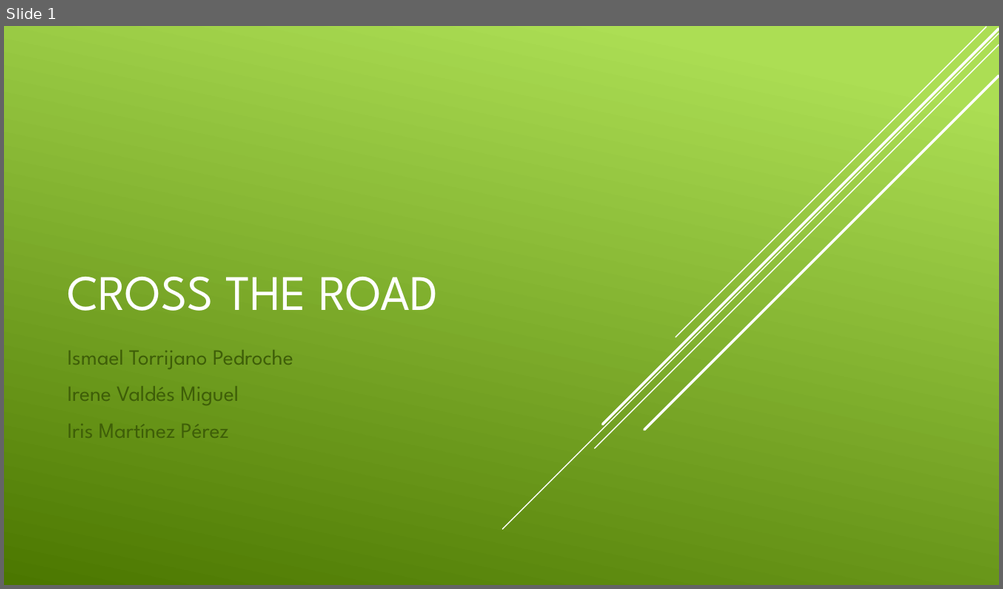
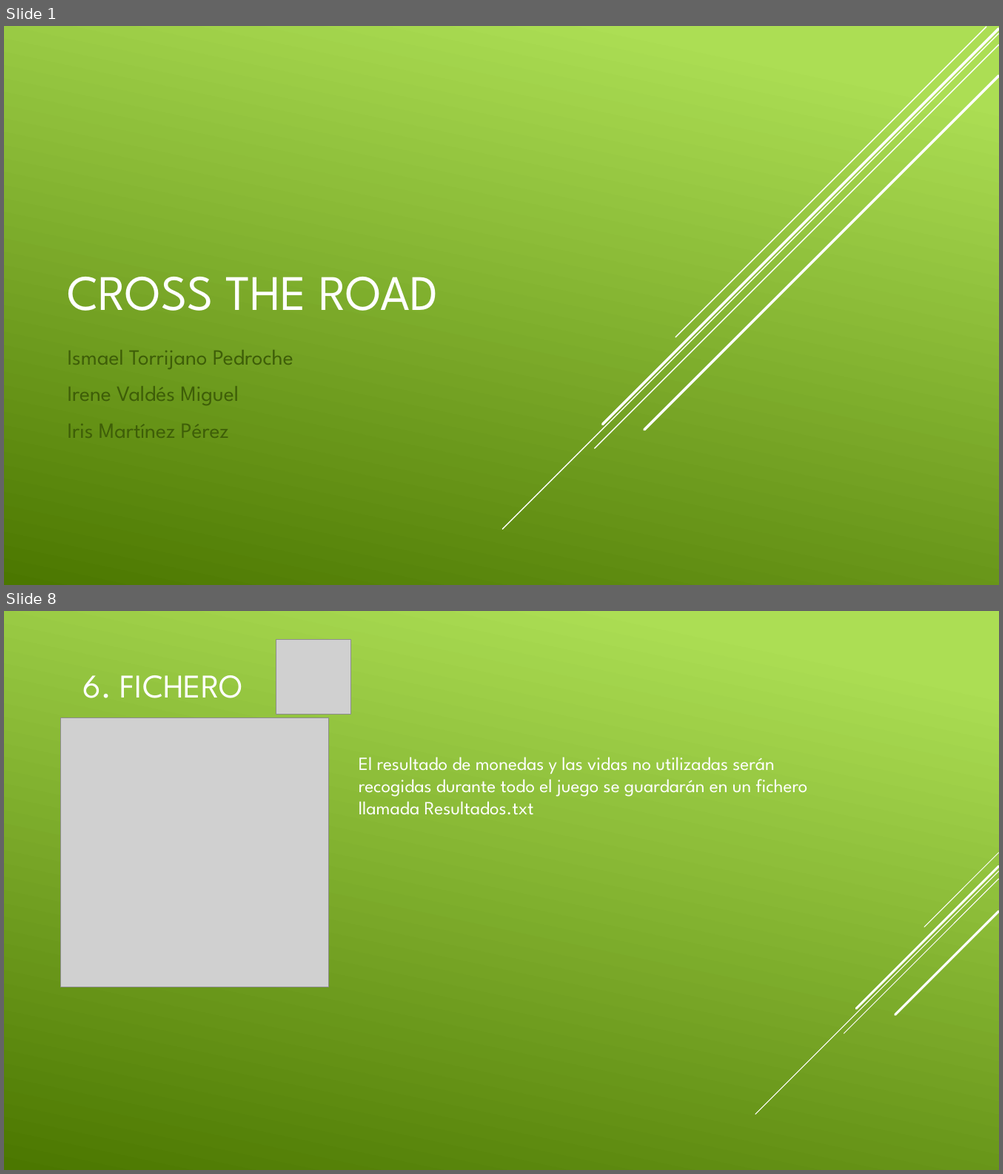
Before and after one commit to aigora/twA109_1920-camara-termica, a slide deck: CROSS the road.pptx. Shown one above the other, each under a label of ours: slide 1 before the commit, slides 1 and 8 after it; the slides between them are not shown. The pictures are 1003x589 and 1003x1174 pixels, drawn with LibreOffice and Linux fonts; fonts in the diff are those of the drawing; grey boxes stand for pictures. Boxes give left, top, right and bottom in pixels: in the first picture for what was removed or moved away, otherwise in the second. Text is boxed around its words. In the diff, an @@ line names an element or a change of style, - is before the commit and + after.

```diff
--- a/CROSS the road.pptx
+++ b/CROSS the road.pptx
@@ slide 8 added at [4, 611, 999, 1170], background gradient #ACDF55 to #4C7800 @@
@@ picture added at [276, 639, 351, 714] @@
@@ title added at [83, 675, 243, 698], 32 pt, text #FFFFFF @@
+6. FICHERO
@@ picture added at [61, 718, 329, 987] @@
@@ text added at [358, 757, 808, 815], 18 pt, text #FFFFFF @@
+El resultado de monedas y las vidas no utilizadas serán recogidas durante todo el juego se guardarán en un fichero llamada Resultados.txt
@@ group added at [755, 853, 999, 1115]: 5 lines @@
```
Also in this commit, not shown: 5 slides changed, 2 other slides added.
